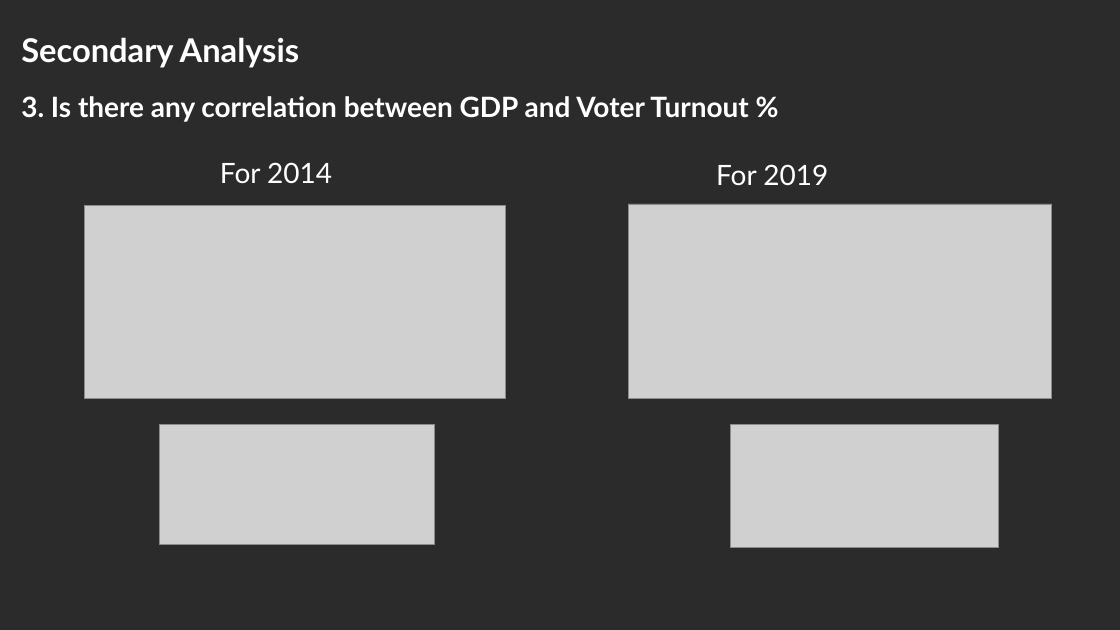
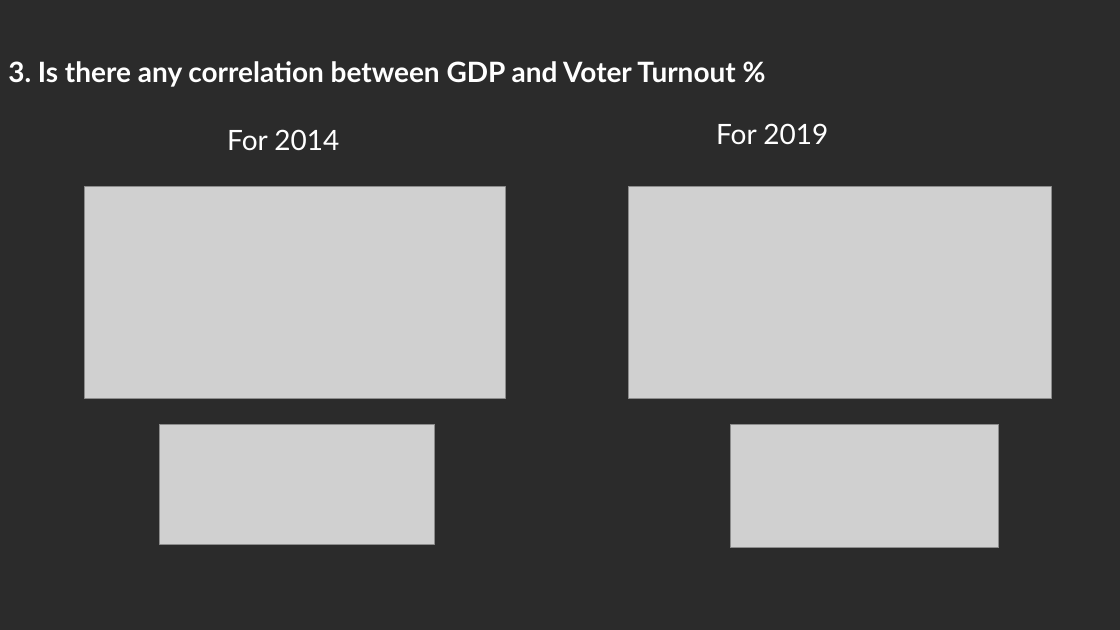
Before and after one commit to Kavinmathi03/Lok-Sabha-Elections-Analysis, a slide deck: slide 17 of Lok Sabha Analysis.pptx (slide 20 before the commit). Drawn at 1120x630 pixels with LibreOffice and Linux fonts; fonts in the diff are those of the drawing; grey boxes stand for pictures; background and template pictures are left out; a plain dark background stands for a picture behind light text. Boxes give left, top, right and bottom in pixels: in the first picture for what was removed or moved away, otherwise in the second. Text is boxed around its words. In the diff, an @@ line names an element or a change of style, - is before the commit and + after.

```diff
--- a/Lok Sabha Analysis.pptx
+++ b/Lok Sabha Analysis.pptx
@@ text "3. Is there any correlation ...": place and size @@
-text "3. Is there any correlation ..." at box(21, 96, 749, 122)
+text "3. Is there any correlation ..." at box(8, 61, 736, 87)
@@ text removed at box(21, 37, 299, 68) @@
-Secondary Analysis
@@ text "For 2014": place and size @@
-text "For 2014" at box(220, 162, 332, 183)
+text "For 2014" at box(227, 129, 339, 150)
@@ text "For 2019": place and size @@
-text "For 2019" at box(716, 164, 828, 185)
+text "For 2019" at box(716, 123, 828, 144)
@@ picture: place and size @@
-picture at box(84, 206, 506, 398)
+picture at box(84, 187, 506, 398)
@@ picture: place and size @@
-picture at box(628, 204, 1052, 398)
+picture at box(628, 187, 1052, 398)
```
Also in this commit, not shown: 5 other slides changed.
